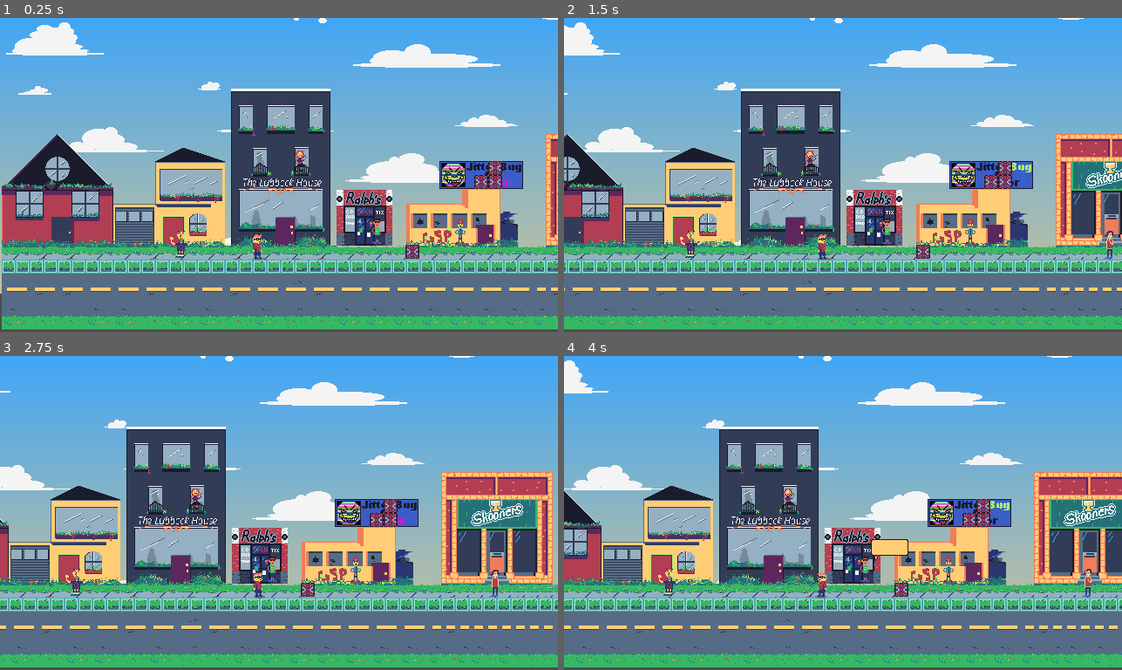
Above: before the commit, frames 1-4 (two rows, left to right).
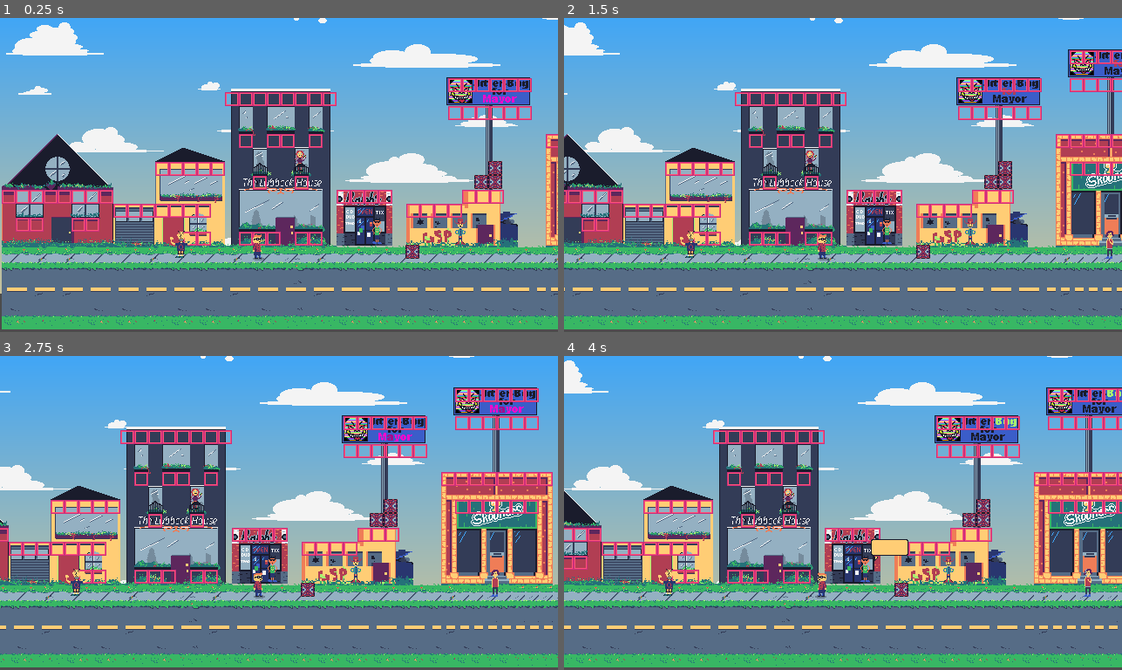
Above: after the commit, the same moments.

Repository: TylerZonies/GJ_SuperVictim
Game: Godot game, scene res://scenes/tilemaps.tscn
Two runs of this game, one before a commit and one after it. Both use one fixed random seed, a clock stepped at 60 frames per second and the inputs below. This scene is started directly instead of the project's main scene.
Inputs:
- Up to frame 1 (0.25 s): no input
- Up to frame 2 (1.5 s): hold D (right) 0.53-1.28 s; tap F (push) at 0.6, 1.35 s; hold S (down) from 1.28 s (still down)
- Up to frame 3 (2.75 s): release S (down) at 2.03 s; hold D (right) from 2.03 s (still down); tap F (push) at 2.1 s
- Up to frame 4 (4 s): release D (right) at 2.78 s; hold W (up) 2.78-3.53 s; tap F (push) at 2.85, 3.6 s; hold A (left) from 3.53 s (still down)

The runs differ from the first frame. In frame 1, 7.5% of the frame differs, in the area x 0-100%, y 18-82%; in frame 2, 8.8%; in frame 3, 9.4%, in the area x 0-100%, y 10-82%; in frame 4, 9.2%.

Commit message:
few more changes

Diff:
--- a/SUPERVICTIM/assets/objects/billboard.tscn
+++ b/SUPERVICTIM/assets/objects/billboard.tscn
@@ -1,6 +1,7 @@
-[gd_scene load_steps=16 format=2]
+[gd_scene load_steps=17 format=2]
 
 [ext_resource path="res://assets/sprites/objects/Jitter_for_Mayor_Billboard.png" type="Texture" id=1]
+[ext_resource path="res://assets/sprites/objects/billboard_pole.png" type="Texture" id=2]
 
 [sub_resource type="AtlasTexture" id=1]
 atlas = ExtResource( 1 )
@@ -64,8 +65,12 @@
 
 [node name="billboard" type="Node2D"]
 
+[node name="Sprite" type="Sprite" parent="."]
+position = Vector2( 0.955276, 48.4347 )
+texture = ExtResource( 2 )
+
 [node name="AnimatedSprite" type="AnimatedSprite" parent="."]
 frames = SubResource( 14 )
 animation = "billboard"
-frame = 9
+frame = 10
 playing = true
--- a/SUPERVICTIM/scenes/car.gd
+++ b/SUPERVICTIM/scenes/car.gd
@@ -17,7 +17,7 @@
 		time += 1
 	else:
 		time = 0
-		var random = randi()%3
+		var random = randi()%4
 		var direction = randi()%2
 		var car = load("res://assets/objects/car.tscn")
 		car = car.instance()
--- a/SUPERVICTIM/scenes/tilemaps.tscn
+++ b/SUPERVICTIM/scenes/tilemaps.tscn
@@ -175,15 +175,18 @@
 [node name="tilemaps" type="Node2D"]
 position = Vector2( 1.53648, 168.328 )
 
+[node name="billboard" parent="." instance=ExtResource( 8 )]
+position = Vector2( 558.464, -80.328 )
+
+[node name="billboard3" parent="." instance=ExtResource( 8 )]
+position = Vector2( 686.464, -112.328 )
+
 [node name="background_shit" type="TileMap" parent="."]
 tile_set = ExtResource( 4 )
 cell_size = Vector2( 16, 16 )
 format = 1
 tile_data = PoolIntArray( -393200, 2, 0, -131072, 0, 0, -131064, 1, 0, -131033, 6, 0, -131024, 0, 0, 65592, 5, 0, 131096, 7, 0, 131101, 3, 0 )
 
-[node name="billboard" parent="." instance=ExtResource( 8 )]
-position = Vector2( 550.464, 15.672 )
-
 [node name="street_tiles" type="TileMap" parent="."]
 tile_set = ExtResource( 2 )
 cell_size = Vector2( 16, 16 )
@@ -192,6 +195,7 @@
 tile_data = PoolIntArray( 393216, 0, 0, 393218, 1, 0, 393220, 1, 0, 393222, 0, 0, 393224, 0, 0, 393226, 1, 0, 393228, 0 …(537 unchanged characters)…
 
 [node name="collision" type="TileMap" parent="."]
+visible = false
 tile_set = ExtResource( 1 )
 cell_size = Vector2( 16, 16 )
 cell_custom_transform = Transform2D( 16, 0, 0, 16, 0, 0 )
@@ -200,13 +204,12 @@
 tile_data = PoolIntArray( 458752, 0, 0, 458753, 0, 0, 458754, 0, 0, 458755, 0, 0, 458756, 0, 0, 458757, 0, 0, 458758, 0 …(831 unchanged characters)…
 
 [node name="one_way_collision" type="TileMap" parent="."]
-visible = false
 tile_set = SubResource( 8 )
 cell_size = Vector2( 16, 16 )
 cell_custom_transform = Transform2D( 16, 0, 0, 16, 0, 0 )
 collision_layer = 4
 format = 1
-tile_data = PoolIntArray( -327664, 3, 0, -327663, 3, 0, -327662, 3, 0, -327661, 3, 0, -327660, 3, 0, -327659, 3, 0, -327658, 3, 0, -327657, 3, 0, -131055, 3, 0, -131053, 3, 0, - …(1083 unchanged characters)…
+tile_data = PoolIntArray( -524248, 3, 0, -524247, 3, 0, -524246, 3, 0, -524245, 3, 0, -524244, 3, 0, -524243, 3, 0, -393184, 3, 0, -393183, 3, 0, -393182, 3, 0, -393181, 3, 0, -393180, 3, 0, -393179, 3, 0, -393176, 3, 0, -393175, 3, 0, -393174, 3, 0, -393173, 3, 0, -393172, 3, 0, -393171, 3, 0, -327664, 3, 0, -327663, 3, 0, -327662, 3, 0, -327661, 3, 0, -327660, 3, 0, -327659, 3, 0, -327658, 3, 0, -327657, 3, 0, -262112, 3, 0, -262111, 3, 0, -262110, 3, 0, -262109, 3, 0, -262108, 3, 0, -262107, 3, 0, -131055, 3, 0, -131053, 3, 0, - …(1083 unchanged characters)…
 
 [node name="Parrali" parent="." instance=ExtResource( 5 )]
 
Binary file added: SUPERVICTIM/assets/sprites/objects/billboard_pole.png
Not shown, added: SUPERVICTIM/assets/sprites/objects/billboard_pole.png.import
